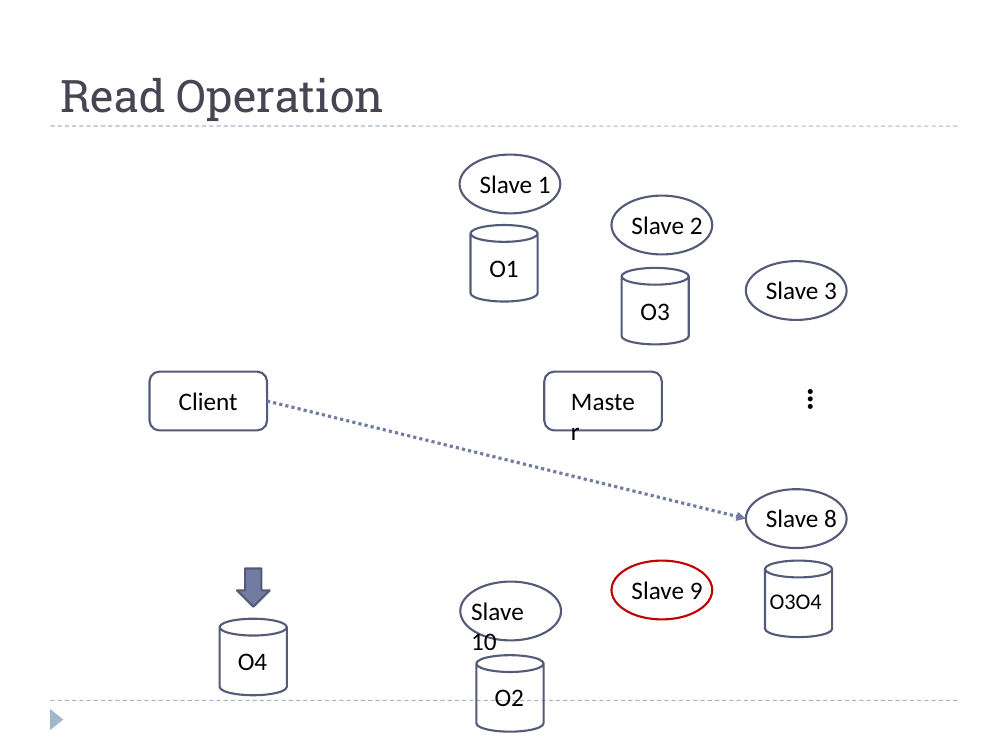
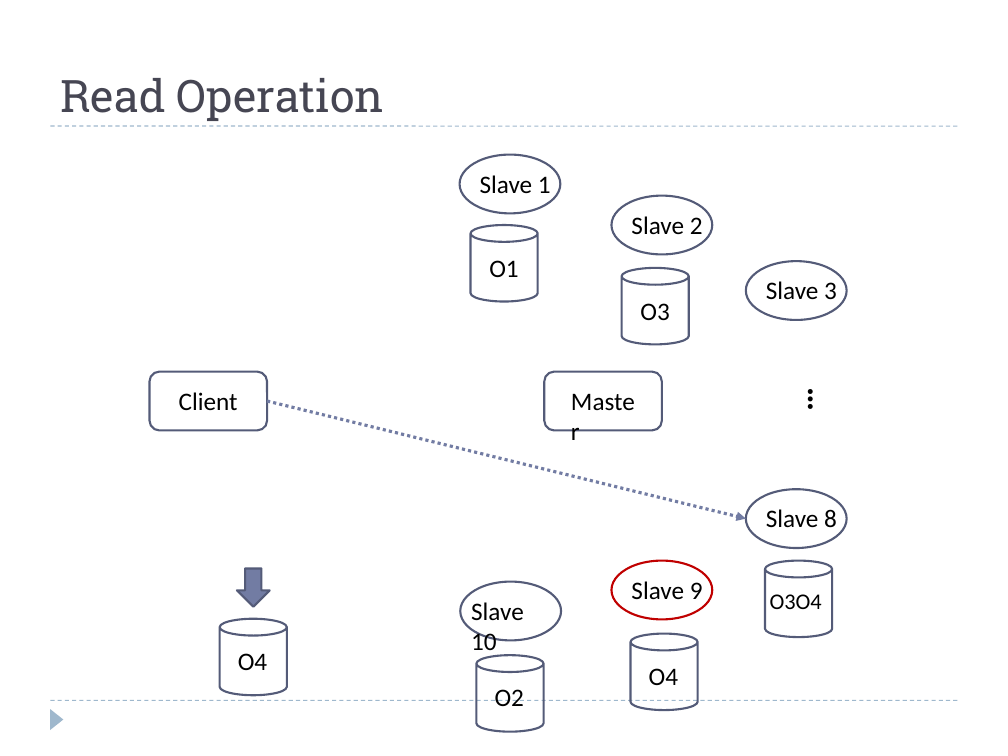
Before and after one commit to pnquanganh/distributed-storage-system, a slide deck: slide 16 of Document/Distributed File System.pptx (slide 15 before the commit). Drawn at 1008x756 pixels with LibreOffice and Linux fonts; fonts in the diff are those of the drawing. Boxes give left, top, right and bottom in pixels: in the first picture for what was removed or moved away, otherwise in the second. Text is boxed around its words. In the diff, an @@ line names an element or a change of style, - is before the commit and + after.

```diff
--- a/Document/Distributed File System.pptx
+++ b/Document/Distributed File System.pptx
@@ cylinder added at box(630, 634, 698, 711), outline #545C79 1.5 pt @@
@@ text added at box(649, 668, 678, 685), 18 pt, text #000000 @@
+O4
```
Also in this commit, not shown: 1 other slide changed, 3 slides added.
